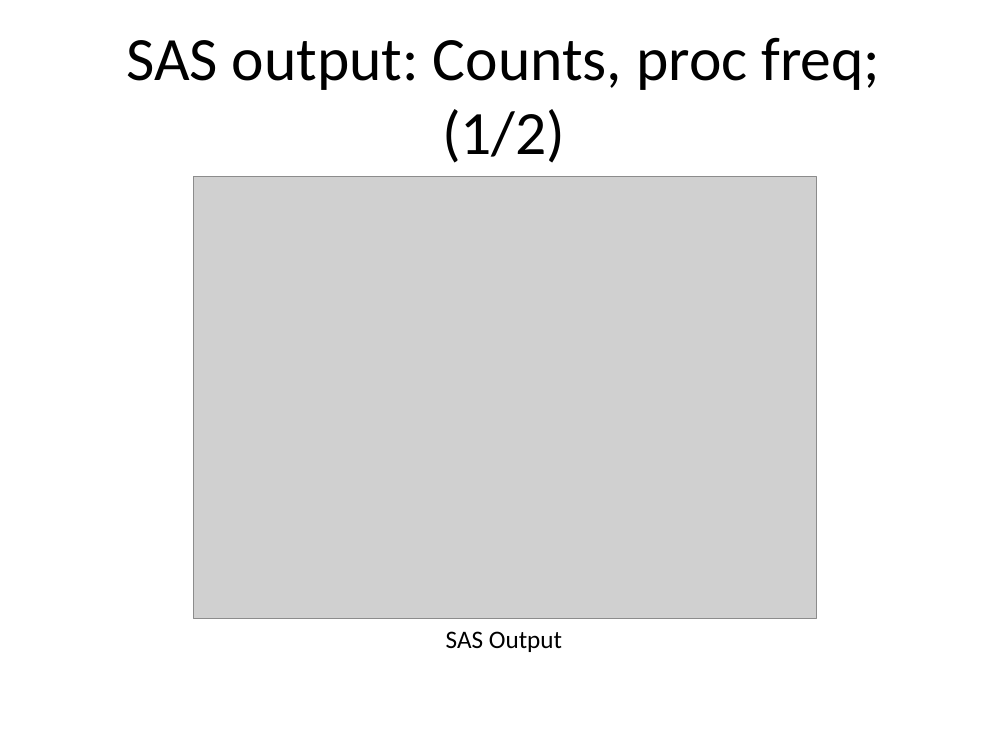
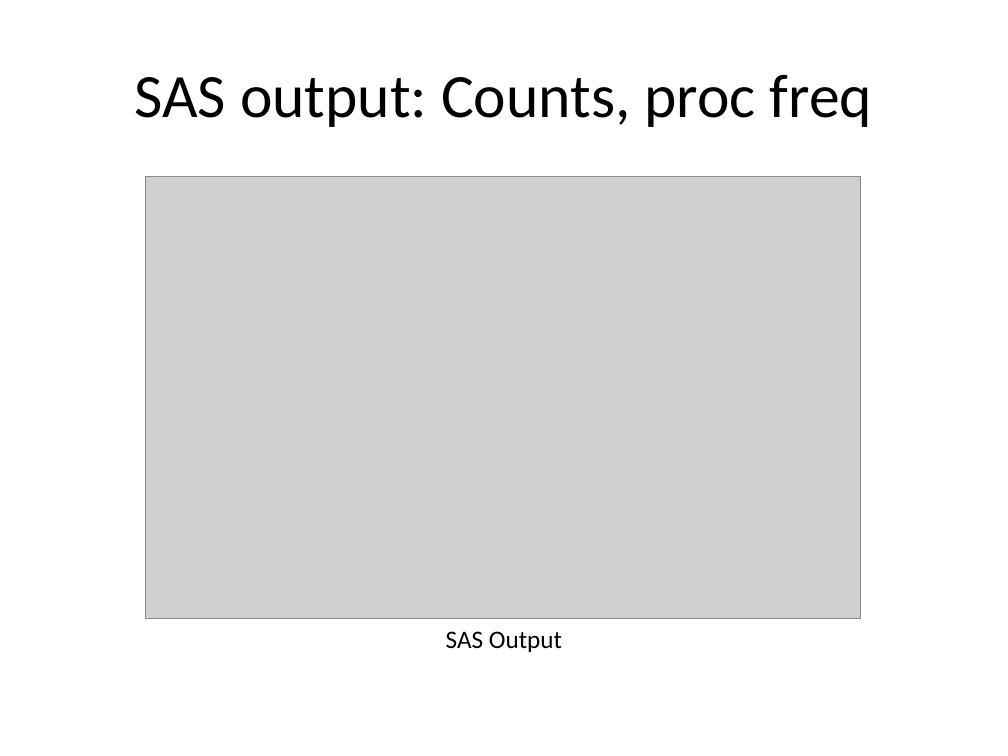
Before and after one commit to pmean/introduction-to-SAS, a slide deck: slide 9 of results/m04-slides-and-speaker-notes.pptx. Drawn at 1008x756 pixels with LibreOffice and Linux fonts; fonts in the diff are those of the drawing; grey boxes stand for pictures. Boxes give left, top, right and bottom in pixels: in the first picture for what was removed or moved away, otherwise in the second. Text is boxed around its words. In the diff, an @@ line names an element or a change of style, - is before the commit and + after.

```diff
--- a/results/m04-slides-and-speaker-notes.pptx
+++ b/results/m04-slides-and-speaker-notes.pptx
@@ title at [135, 74, 872, 127]: text changed @@
-SAS output: Counts, proc freq; (1/2)
+SAS output: Counts, proc freq
@@ picture: place and size @@
-picture at [194, 176, 816, 619]
+picture at [145, 176, 861, 619]
```
Also in this commit, not shown: 32 other slides changed, 14 slides added, 2 slides removed, 27 other files.
